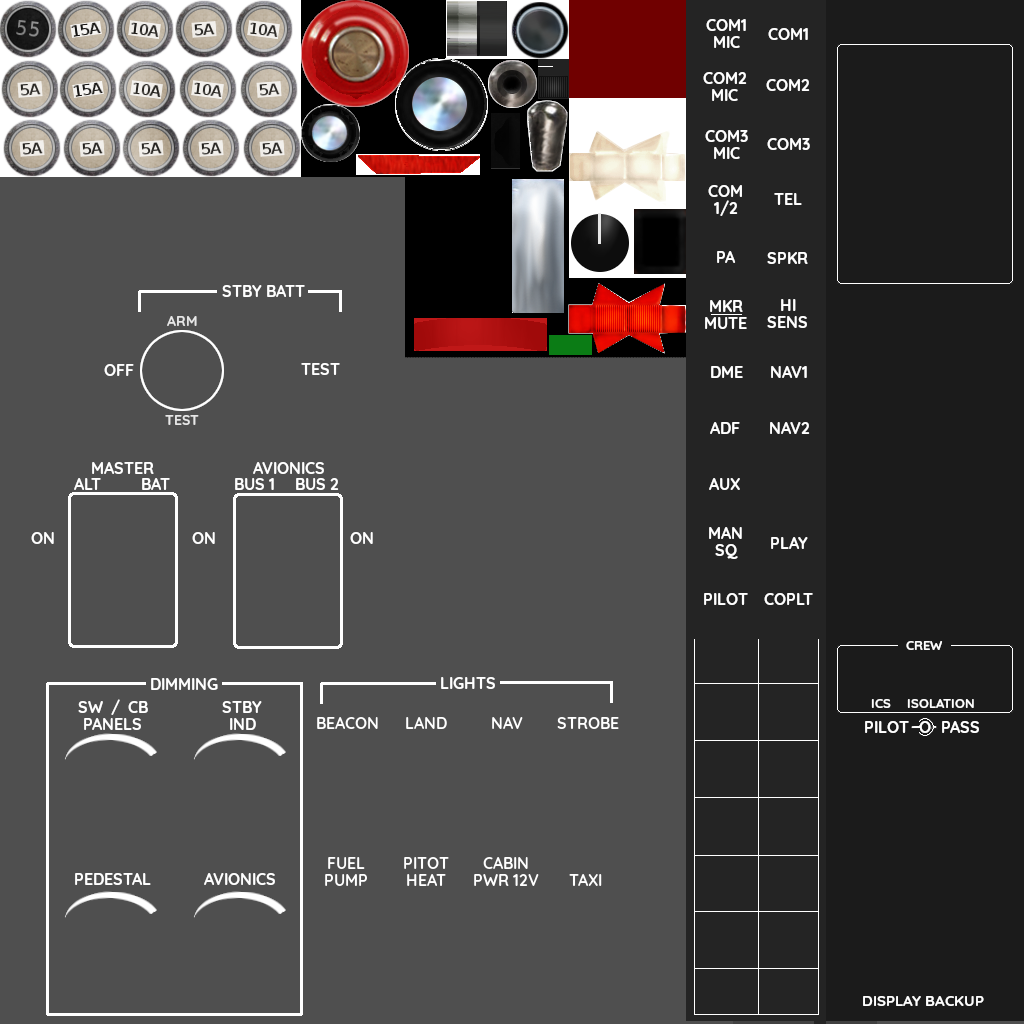
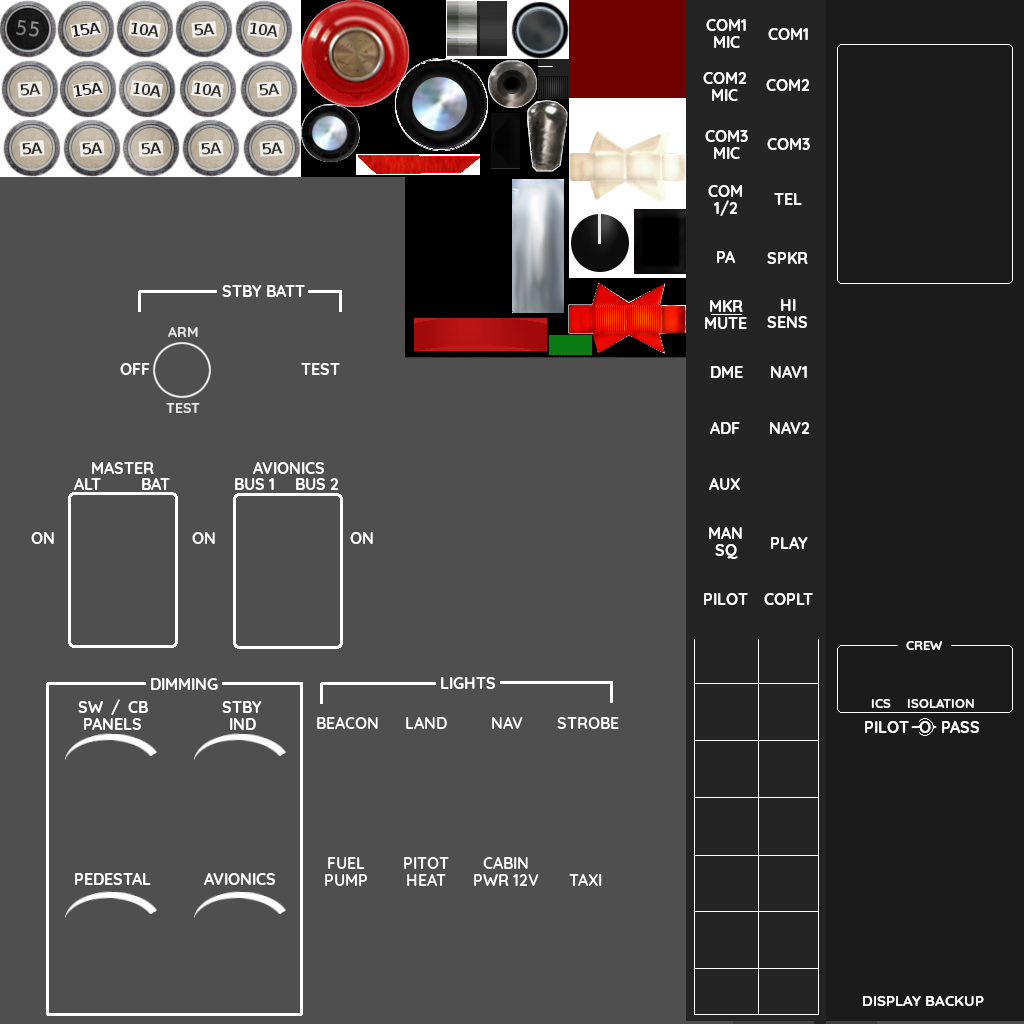
Before/after of a 1024 × 1024 layered artwork. What changed in the layer stack:
painted on "panel-parts-fg1000.png" over [104, 316, 224, 425]
